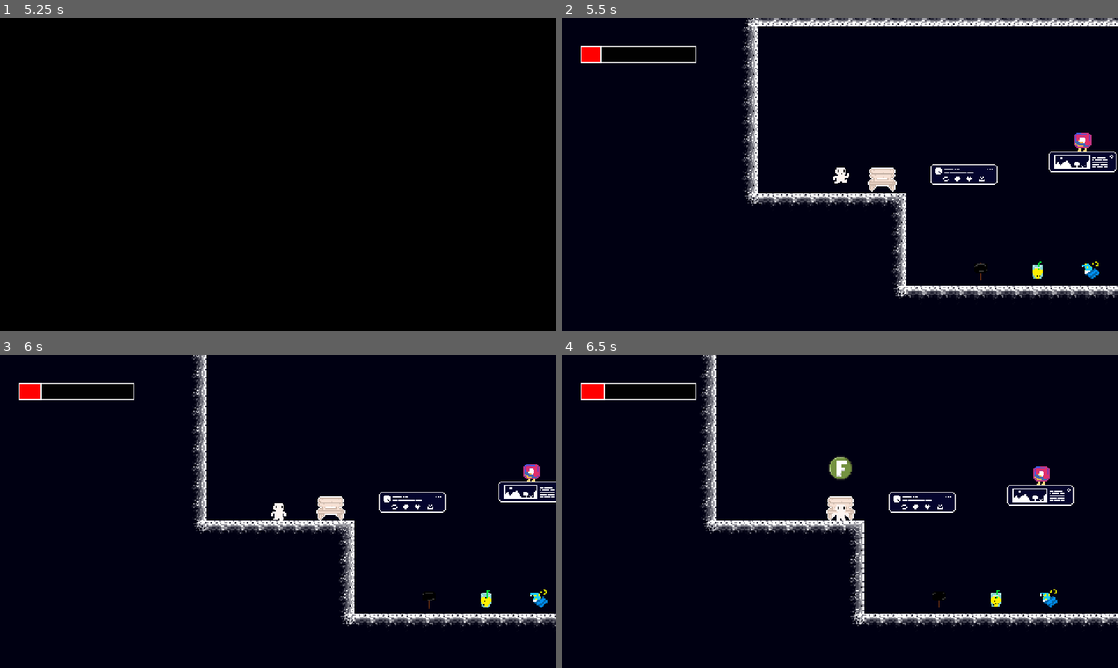
Above: before the commit, frames 1-4 (two rows, left to right).
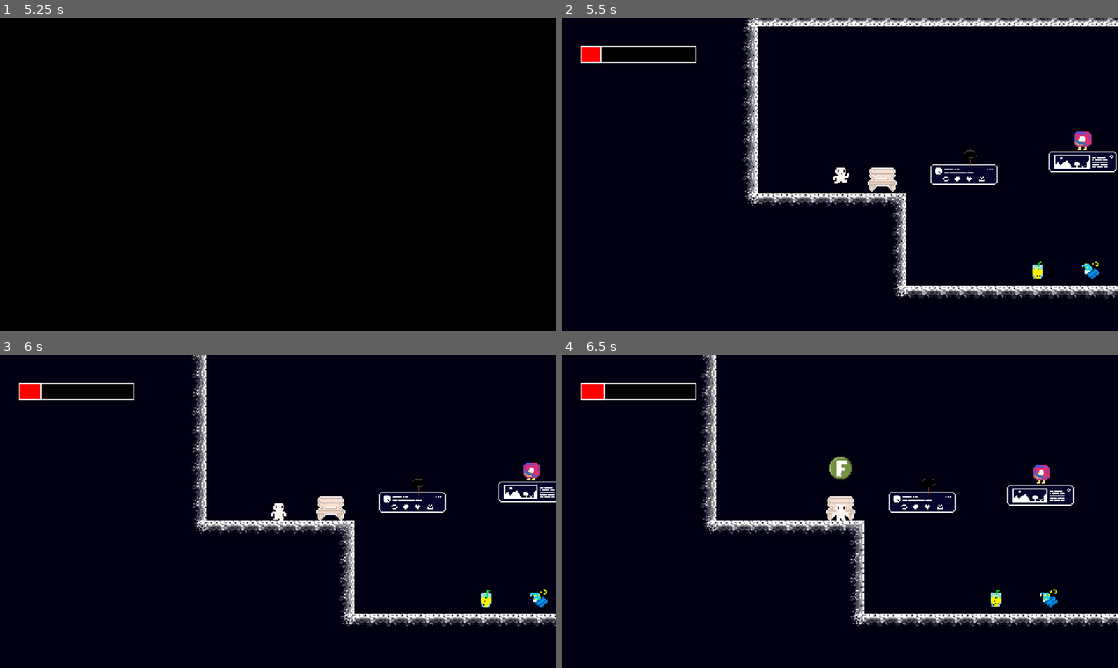
Above: after the commit, the same moments.

Repository: ilmoruuu/dontScroll
Game: Godot game, scene res://scenes/ui/main_menu.tscn
The game is run twice, just before and just after one commit, with the same random seed, the same clock (stepped at 60 frames per second) and the same inputs.
Inputs (mouse positions are in pixels of both pictures, inside the frame that each line leads up to):
- Up to frame 1 (5.25 s): click "Iniciar" at 0.5 s; tap Enter (ui_accept) at 1.25, 1.52, 2.27, 3.5, 3.77, 4.52 s; move the mouse to (400, 158) at 1.27 s; hold Right (ui_right) 1.28-2.78 s; tap D (use_item) at 1.35, 2.3, 2.85, 3.6, 4.55, 5.1 s; move the mouse to (166, 190) at 2.02 s; tap F (interact) at 2.1, 4.35 s; move the mouse to (333, 105) at 2.77 s; hold Left (ui_left) 2.78-3.53 s; move the mouse to (250, 237) at 3.52 s; hold Right (ui_right) 3.53-5.03 s; move the mouse to (444, 221) at 4.27 s; move the mouse to (111, 127) at 5.02 s; hold Left (ui_left) from 5.03 s (still down)
- Up to frame 2 (5.5 s): keep holding Left (ui_left); tap Enter (ui_accept) at 5.27 s
- Up to frame 3 (6 s): move the mouse to (305, 511) at 5.77 s; release Left (ui_left) at 5.78 s; hold Right (ui_right) from 5.78 s (still down); tap D (use_item) at 5.85 s
- Up to frame 4 (6.5 s): keep holding Right (ui_right)

Frame 1 is identical in both runs. In frame 2, 0.1% of the frame differs, in the area x 72-96%, y 36-84%; in frame 3, 0.1%; in frame 4, 0.1%.

Commit message:
feat: player consegue matar inimigo estagram

Diff:
--- a/dont-scroll/entities/enemies/enemy.gd
+++ b/dont-scroll/entities/enemies/enemy.gd
@@ -1,29 +1,47 @@
 extends CharacterBody2D
-
 
 @export var speed := 40.0
 @export var gravity := 900.0
 
+var direction := 1
+var dead := false
 
-var direction := 1
+@onready var sprite = $AnimatedSprite2D
 
-
-@onready var floor_check = $FloorCheck
-@onready var wall_check = $WallCheck
-
+func _ready():
+	add_to_group("enemies")
 
 func _physics_process(delta):
+	if dead:
+		return
 
 	velocity.x = 0
-	velocity.y = 0
+
+	if not is_on_floor():
+		velocity.y += gravity * delta
 
 	move_and_slide()
 
+func change_direction():
+	direction *= -1
+	sprite.flip_h = direction < 0
 
-func change_direction():
+func take_damage():
 
-	direction *= -1
+	if dead:
+		return
 
+	dead = true
 
-	if has_node("AnimatedSprite2D"):
-		$AnimatedSprite2D.flip_h = direction < 0
+	velocity = Vector2.ZERO
+
+	await blink_animation()
+
+	queue_free()
+
+func blink_animation():
+	for i in range(6):
+		sprite.visible = false
+		await get_tree().create_timer(0.1).timeout
+		sprite.visible = true
+		await get_tree().create_timer(0.1).timeout
--- a/dont-scroll/entities/enemies/estagram.tscn
+++ b/dont-scroll/entities/enemies/estagram.tscn
@@ -3,7 +3,7 @@
 [ext_resource type="Texture2D" uid="uid://b5cciutesjmpg" path="res://assets/enemies/idle/estagram.png" id="1_0bfnc"]
 
 [sub_resource type="RectangleShape2D" id="RectangleShape2D_jqp7e"]
-size = Vector2(14, 17)
+size = Vector2(17, 19)
 
 [sub_resource type="AtlasTexture" id="AtlasTexture_w5tfi"]
 atlas = ExtResource("1_0bfnc")
@@ -27,10 +27,14 @@
 "speed": 5.0
 }]
 
+[sub_resource type="RectangleShape2D" id="RectangleShape2D_qdcf5"]
+size = Vector2(16, 17)
+
 [node name="estagram" type="CharacterBody2D" unique_id=99027874]
 
 [node name="CollisionShape2D" type="CollisionShape2D" parent="." unique_id=1548025869]
-position = Vector2(254, 213.5)
+visible = false
+position = Vector2(253.5, 213.5)
 shape = SubResource("RectangleShape2D_jqp7e")
 
 [node name="AnimatedSprite2D" type="AnimatedSprite2D" parent="." unique_id=159725757]
@@ -45,3 +49,9 @@
 
 [node name="WallCheck" type="RayCast2D" parent="." unique_id=66268108]
 position = Vector2(15, 0)
+
+[node name="HurtBox" type="Area2D" parent="." unique_id=1393668045]
+
+[node name="CollisionShape2D" type="CollisionShape2D" parent="HurtBox" unique_id=223434318]
+position = Vector2(254, 214)
+shape = SubResource("RectangleShape2D_qdcf5")
--- /dev/null
+++ b/dont-scroll/entities/player/hammer_hitbox.gd
@@ -0,0 +1,14 @@
+extends Area2D
+
+func attack():
+
+	monitoring = true
+
+	for body in get_overlapping_bodies():
+
+		if body.is_in_group("enemies"):
+			body.take_damage()
+
+	await get_tree().create_timer(0.2).timeout
+
+	monitoring = false
--- a/dont-scroll/entities/player/player.gd
+++ b/dont-scroll/entities/player/player.gd
@@ -1,7 +1,8 @@
 extends CharacterBody2D
 
 @onready var animation: AnimatedSprite2D = $AnimatedSprite2D
-@onready var hammer_hitbox = $hammer_hitbox/CollisionShape2D
+@onready var hammer_area = $hammer_hitbox
+@onready var hammer_collision = $hammer_hitbox/CollisionShape2D
 
 enum PowerUpState { STANDARD, HAMMER, JUICE, PIJAMA }
 
@@ -81,7 +82,7 @@
 			is_using_item = false
 		PowerUpState.HAMMER:
 			animation.play("use_hammer")
-			hammer_hitbox.set_deferred("disabled", false)
+			await hammer_area.attack()
 		PowerUpState.JUICE:
 			animation.play("use_juice")
 			await get_tree().create_timer(0.5).timeout
@@ -106,11 +107,9 @@
 		PowerUpState.PIJAMA:
 			sufix = "_pijama"
 
-
 func _on_animated_sprite_2d_animation_finished() -> void:
 	if animation.animation == "use_hammer":
 		is_using_item = false
-		hammer_hitbox.set_deferred("disabled", true)
 
 func get_bem_suffix() -> String:
 	if current_state != PowerUpState.STANDARD:
@@ -121,3 +120,7 @@
 			return "_vertigo"
 		_:
 			return ""
+
+
+func _on_hammer_hitbox_area_entered(area: Area2D) -> void:
+	pass # Replace with function body.
--- a/dont-scroll/entities/player/player.tscn
+++ b/dont-scroll/entities/player/player.tscn
@@ -20,6 +20,7 @@
 [ext_resource type="Texture2D" uid="uid://chhn1spiqesj3" path="res://assets/player/Walking_Hammer (16 x 16).png" id="15_b2kln"]
 [ext_resource type="Texture2D" uid="uid://duh74110uugr5" path="res://assets/player/Walking_Vertigo (16 x 16).png" id="16_b2kln"]
 [ext_resource type="Texture2D" uid="uid://dkfksggsrxg56" path="res://assets/player/Walking_Pijama (16 x 16).png" id="16_we0b7"]
+[ext_resource type="Script" uid="uid://bwnqsiq3856xb" path="res://entities/player/hammer_hitbox.gd" id="21_eyb6c"]
 
 [sub_resource type="AtlasTexture" id="AtlasTexture_afbqv"]
 atlas = ExtResource("2_fkugw")
@@ -577,8 +578,8 @@
 [sub_resource type="RectangleShape2D" id="RectangleShape2D_k80x8"]
 size = Vector2(15, 15)
 
-[sub_resource type="RectangleShape2D" id="RectangleShape2D_a8ku5"]
-size = Vector2(14, 14.875)
+[sub_resource type="RectangleShape2D" id="RectangleShape2D_c3pqy"]
+size = Vector2(11, 12)
 
 [node name="Player" type="CharacterBody2D" unique_id=105345503]
 script = ExtResource("1_wr5hl")
@@ -604,11 +605,12 @@
 offset_bottom = 10.0
 color = Color(0.70035434, 0.0039975718, 0.27824256, 1)
 
-[node name="hammer_hitbox" type="Area2D" parent="." unique_id=2082669739]
-visible = false
-
-[node name="CollisionShape2D" type="CollisionShape2D" parent="hammer_hitbox" unique_id=1757722576]
-shape = SubResource("RectangleShape2D_a8ku5")
-disabled = true
+[node name="hammer_hitbox" type="Area2D" parent="." unique_id=1371489413]
+script = ExtResource("21_eyb6c")
+
+[node name="CollisionShape2D" type="CollisionShape2D" parent="hammer_hitbox" unique_id=1325188483]
+position = Vector2(13, 1)
+shape = SubResource("RectangleShape2D_c3pqy")
 
 [connection signal="animation_finished" from="AnimatedSprite2D" to="." method="_on_animated_sprite_2d_animation_finished"]
+[connection signal="area_entered" from="hammer_hitbox" to="." method="_on_hammer_hitbox_area_entered"]
--- a/dont-scroll/scenes/levels/fase1.tscn
+++ b/dont-scroll/scenes/levels/fase1.tscn
@@ -11,6 +11,7 @@
 [ext_resource type="PackedScene" uid="uid://ddhxcu8xpmlwj" path="res://scenes/levels/killzone.tscn" id="8_mffd4"]
 [ext_resource type="PackedScene" uid="uid://b85sosryqw0xk" path="res://entities/bench/bench.tscn" id="10_8uqc6"]
 [ext_resource type="PackedScene" uid="uid://28rqkifmmhr7" path="res://entities/PUs/PU_cap_and_pillow.tscn" id="11_mhm5o"]
+[ext_resource type="Script" uid="uid://3nchuj4t37wi" path="res://entities/PUs/pu_hammer.gd" id="12_2y8a1"]
 [ext_resource type="PackedScene" uid="uid://cyclxrltpbhhd" path="res://entities/PUs/PU_hammer.tscn" id="12_pvllh"]
 [ext_resource type="PackedScene" uid="uid://ckjmesgeei2jv" path="res://entities/PUs/PU_juice.tscn" id="13_d1ex0"]
 [ext_resource type="PackedScene" uid="uid://dk85fxcwyw8nw" path="res://entities/enemies/aribook.tscn" id="14_h28po"]
@@ -149,7 +150,8 @@
 position = Vector2(-53, 149)
 
 [node name="Hammer" parent="." unique_id=327378327 instance=ExtResource("12_pvllh")]
-position = Vector2(32, 228)
+position = Vector2(23, 130)
+script = ExtResource("12_2y8a1")
 
 [node name="Pijama" parent="." unique_id=808263721 instance=ExtResource("11_mhm5o")]
 position = Vector2(127, 227)
Not shown, added: dont-scroll/entities/player/hammer_hitbox.gd.uid
